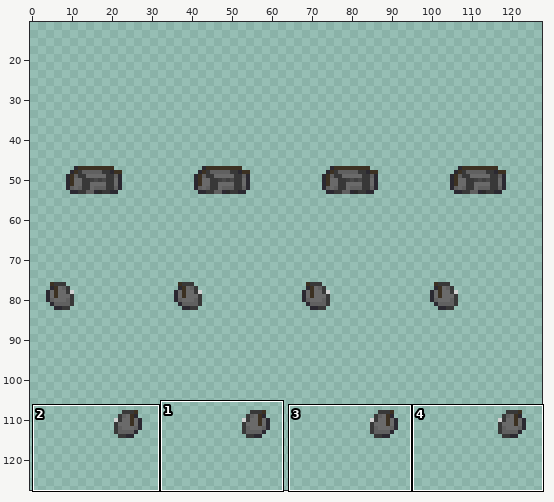
Sprite sheet: Resources/Textures/_NF/Objects/Vehicles/atv.rsi/bag.png. The picture above shows the old version from afar; the outline marks the close-up.
Close-up. Before the edit:
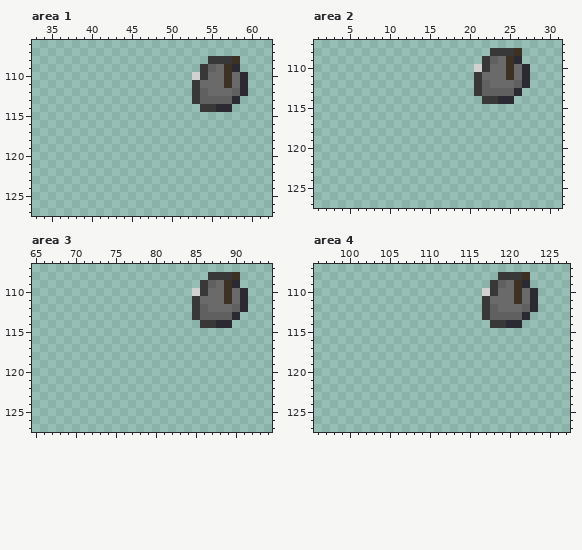
The file is 128x128 pixels. Colours within 5 levels of each other are drawn and written as one. Shown: area 1: x 33..62, y 106..127; area 2: x 1..31, y 107..127; area 3: x 65..94, y 107..127; area 4: x 96..127, y 107..127. The old version is drawn lined up with the new one. The wide view leaves out empty margins. The commit also changed other parts of the picture, which this record leaves out.
Once edited:
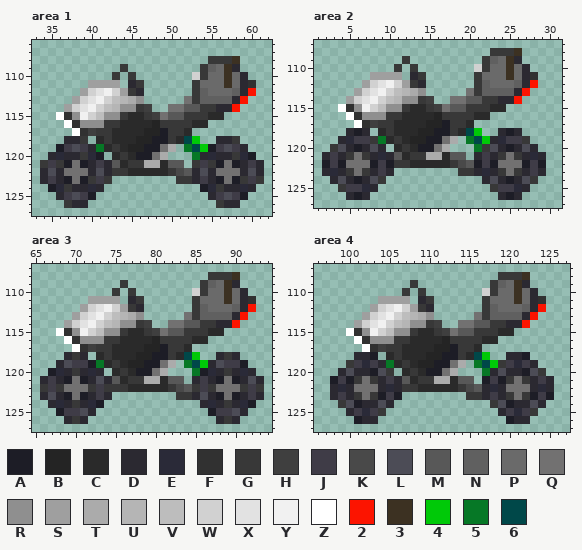
Palette (. is transparent): A #1d1d26  B #242424  C #2a2a2a  D #2b2931  E #2a2a38  F #313131  G #383838  H #3f3f3f  J #3f3c47  K #494949  L #4c4c56  M #585858  N #606060  P #6a6a6a  Q #727171  R #8f8f8f  S #9f9f9f  T #ababab  U #b5b5b5  V #bdbdbd  W #d1d1d1  X #e2e2e2  Y #f1f1f1  Z #ffffff  2 #fc1400  3 #3c3122  4 #00c908  5 #067826  6 #004849
Diff:
whole drawing moved by +0,+2 (the old picture is shown already moved)
Changed rows in their new state; - is an unchanged pixel.
Area 1:
first column x 34:
109 ----------G-----------------
110 ---------G-G----------------
111 ------SSSS-DG-------------F-
112 -----SWXYWSGD-------------2-
113 ----SWXYWVUTR-----Q------2--
114 ---SWXYWVURRGH--QQMM----2---
115 --ZFRYWVRRGCCGHQMMGGGCC-----
116 ---ZFRRRGGCCCCBGGGGCC-------
117 ----ZFHGGCCCCBBAGGC---------
118 ---DDG-CGCCCBBAAGC64--DDG---
119 --AJLJD5CGCBBAAQT-564AJLJD--
120 -DEDDGEA-CGCAAQT---5DEDDGEA-
121 GJGAQADJDMCGGTTCMM-GJGAQADJD
122 DLDQQQDLDGGCCCCCGKMDLDQQQDLD
123 DJDAQAGJG--------GGDJDAQAGJG
124 -AEGDDED------------AEGDDED-
125 --DJLJA--------------DJLJA--
126 ---GDD----------------GDD---
Area 2:
first column x 2:
109 ----------G-----------------
110 ---------G-G----------------
111 ------SSSS-DG-------------F-
112 -----SWXYWSGD-------------2-
113 ----SWXYWVUTR-----Q------2--
114 ---SWXYWVURRGH--QQMM----2---
115 --ZFRYWVRRGCCGHQMMGGGCC-----
116 ---ZFRRRGGCCCCBGGGGCC-------
117 ----ZFHGGCCCCBBAGGC---------
118 ---DAD-CGCCCBBAAGC64--DAD---
119 --DEJJG5CGCBBAAQT-564DEJJG--
120 -GLDADLD-CGCAAQT---5GLDADLD-
121 DJDGQGDEDMCGGTTCMM-DJDGQGDED
122 AJAQQQAJAGGCCCCCGKMAJAQQQAJA
123 DEDGQGDJD--------GGDEDGQGDJD
124 -DLDADLG------------DLDADLG-
125 --GJJED--------------GJJED--
126 ---DAD----------------DAD---
Area 3:
first column x 66:
109 ----------G-----------------
110 ---------G-G----------------
111 ------SSSS-DG-------------F-
112 -----SWXYWSGD-------------2-
113 ----SWXYWVUTR-----Q------2--
114 ---SWXYWVURRGH--QQMM----2---
115 --ZFRYWVRRGCCGHQMMGGGCC-----
116 ---ZFRRRGGCCCCBGGGGCC-------
117 ----ZFHGGCCCCBBAGGC---------
118 ---DGD-CGCCCBBAAGC64--DGD---
119 --DLJJA5CGCBBAAQT-564DLJJA--
120 -AEDGDED-CGCAAQT---5AEDGDED-
121 DJDAQADLDMCGGTTCMM-DJDAQADLD
122 GJGQQQGJGGGCCCCCGKMGJGQQQGJG
123 DLDAQADJD--------GGDLDAQADJD
124 -DEDGDEA------------DEDGDEA-
125 --AJJLD--------------AJJLD--
126 ---DGD----------------DGD---
Area 4:
first column x 98:
109 ----------G-----------------
110 ---------G-G----------------
111 ------SSSS-DG-------------F-
112 -----SWXYWSGD-------------2-
113 ----SWXYWVUTR-----Q------2--
114 ---SWXYWVURRGH--QQMM----2---
115 --ZFRYWVRRGCCGHQMMGGGCC-----
116 ---ZFRRRGGCCCCBGGGGCC-------
117 ----ZFHGGCCCCBBAGGC---------
118 ---DDA-CGCCCBBAAGC64--DDA---
119 --GJEJD5CGCBBAAQT-564GJEJD--
120 -DLDDALG-CGCAAQT---5DLDDALG-
121 AJAGQGDJDMCGGTTCMM-AJAGQGDJD
122 DEDQQQDEDGGCCCCCGKMDEDQQQDED
123 DJDGQGAJA--------GGDJDGQGAJA
124 -GLADDLD------------GLADDLD-
125 --DJEJG--------------DJEJG--
126 ---ADD----------------ADD---
Where, in picture pixels (left, top, right, bottom), the same in both close-ups:
added: (40, 64, 264, 208)
added: (322, 56, 546, 200)
added: (40, 280, 264, 424)
added: (330, 280, 554, 424)
